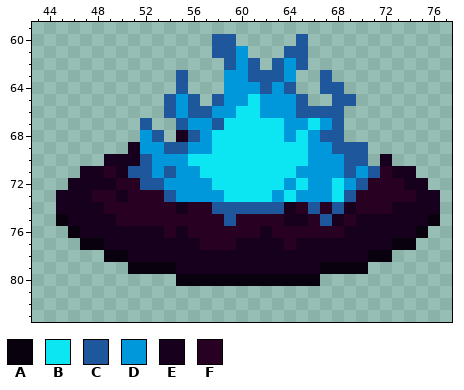
Pixel-art file: Assets/Asset/Te st/Camp Fire .aseprite. This is how it looked before the edit.
128x128 pixels, 1 frame. Shown: x 43..77, y 59..83.
Palette (. is transparent): A #09010d  B #0ce6f2  C #1e579c  D #0098db  E #17001d  F #270022
Pixels before, first column x 45:
60 .............CC.....C...........
61 .............CCD...CC...........
62 ..............CDC.CDC...........
63 ..........C...DDCCCD..C.........
64 ..........C...DDDCDC..CC........
65 .........CDC.CDDBDDDC..CC.......
66 .........CDCCDDBBDDDCCCC........
67 .......C..CDDCBBBBBDDBDC........
68 .......DC.ECDBBBBBBDBDCC........
69 ......EDDCCDDBBBBBBBBDDCCC......
70 ....EEECDDDBBBBBBBBBBDDDCC.E....
71 ..EEFECCDCDDBBBBBBBBDDDDCDCFEE..
72 .EEEEFFCCDDDDBBBBBBDBDDBDCFFFEE.
73 EEEFFEFFFCDDDDBBBBDBDDDBCFFFFFEE
74 EEEEFFFFFFEFFCCCCCCEFCFCEFFFEEEE
75 AEEEEFFFFFFFFFCFFFFEEFCEFEEEEEEA
76 .AEEEEEEEFEFFFFFFEFFFFFFEEEEEEA.
77 ..AAEEEEEEEEFFFEEEEFEEEEEEEEAA..
78 ....AAEEEEEEEEEEEEEEEEEEEEAA....
79 ......AAAAEEEEEEEEEEEEAAAA......
80 ..........AAAAAAAAAAAA..........
Now the later version:
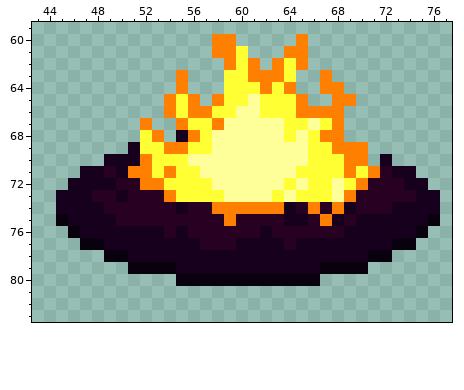
The edit:
layer "1" added
layer "Layer 2" now hidden
colour B: #0ce6f2 -> #ffff99
colour C: #1e579c -> #ff8000
colour D: #0098db -> #ffff33
Where, in picture pixels (left, top, right, bottom), the same in both pictures:
changed: (128, 34, 380, 226)
